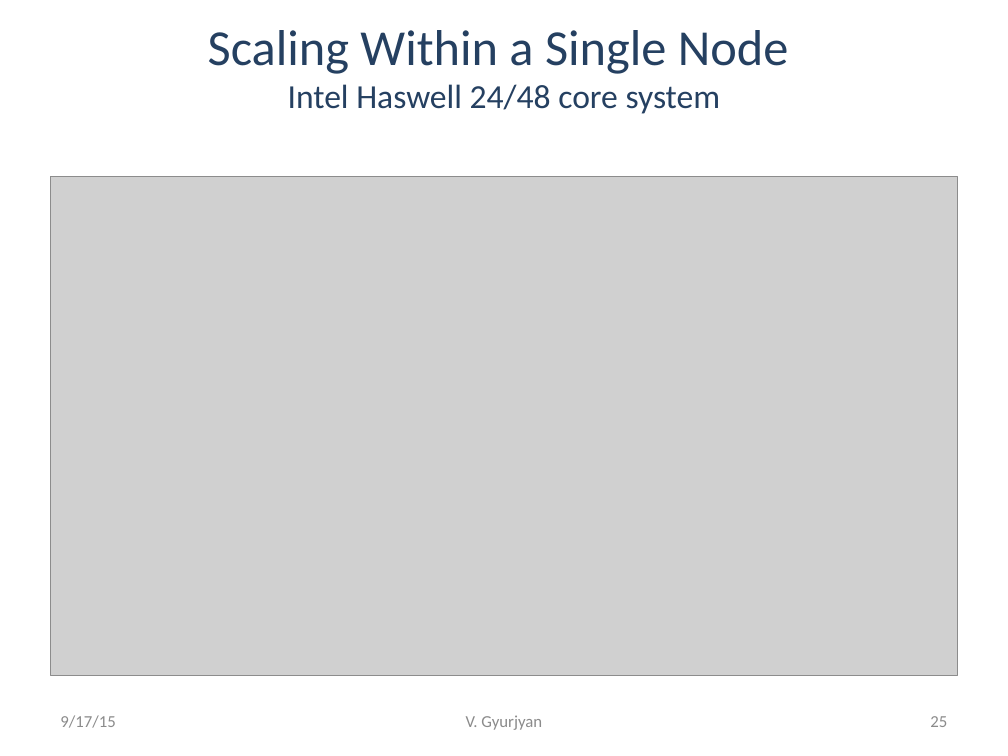
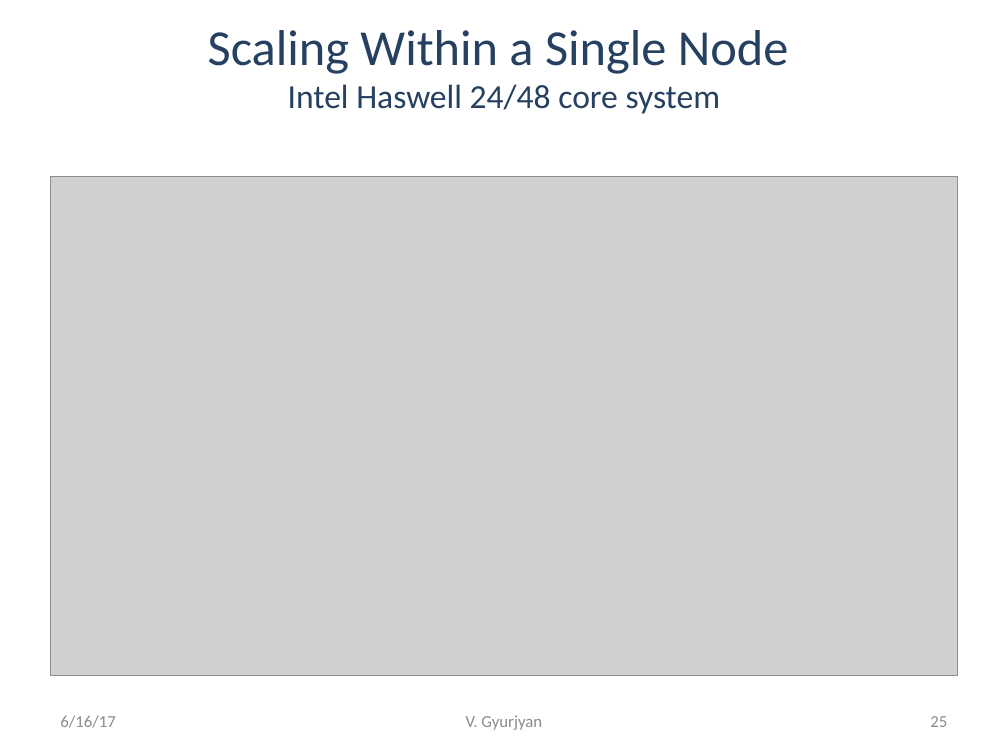
Before and after one commit to JeffersonLab/clara-docs, a slide deck: slide 25 of img/pictures.pptx. Drawn at 1008x756 pixels with LibreOffice and Linux fonts; fonts in the diff are those of the drawing; grey boxes stand for pictures. Boxes give left, top, right and bottom in pixels: in the first picture for what was removed or moved away, otherwise in the second. Text is boxed around its words. In the diff, an @@ line names an element or a change of style, - is before the commit and + after.

```diff
--- a/img/pictures.pptx
+++ b/img/pictures.pptx
@@ text at [60, 715, 115, 728]: text changed @@
-9/17/15
+6/16/17
```
Also in this commit, not shown: 4 other slides changed, 1 other file.
